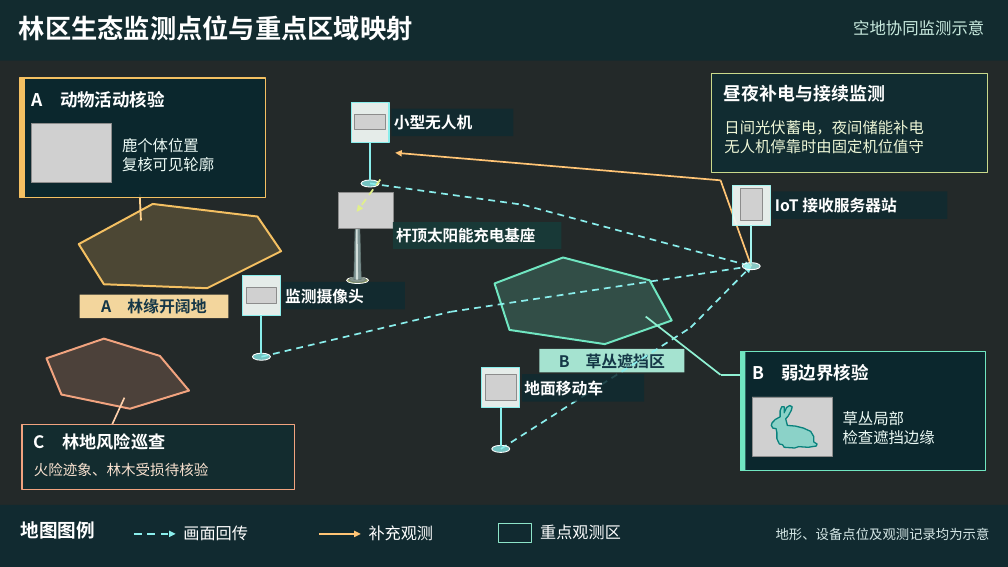
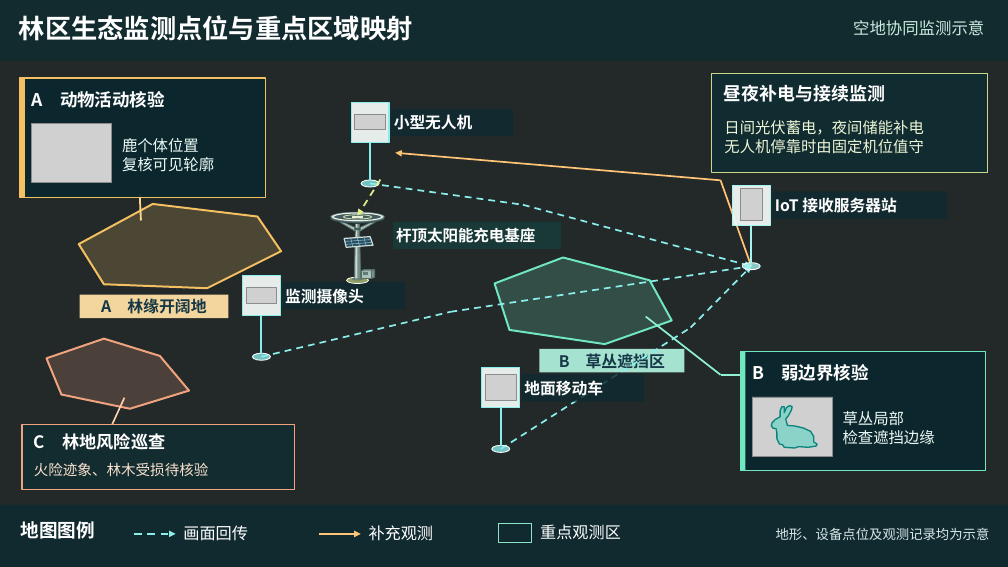
Before and after one commit to cbd2015/test, a slide deck: slide 2 of ecology-observation.pptx. Drawn at 1008x567 pixels with LibreOffice and Linux fonts; fonts in the diff are those of the drawing; grey boxes stand for pictures; background and template pictures are left out; a plain dark background stands for a picture behind light text. Boxes give left, top, right and bottom in pixels: in the first picture for what was removed or moved away, otherwise in the second. Text is boxed around its words. In the diff, an @@ line names an element or a change of style, - is before the commit and + after.

```diff
--- a/ecology-observation.pptx
+++ b/ecology-observation.pptx
@@ picture removed at (339,192,393,228) @@
@@ arrow moved from (380, 180) - (357, 212) to (380, 180) - (358, 216) @@
@@ ellipse added at (331,213,384,223), fill #4B6565, outline #334C4C 0.6 pt @@
@@ ellipse added at (331,212,384,221), fill #CAD8D4, outline #607E79 0.6 pt @@
@@ ellipse added at (333,213,382,221), fill #455D61, outline #F0F4EC 0.9 pt @@
@@ freeform shape added at (337,220,356,232), fill #ABC0BA, outline #506D67 0.7 pt @@
@@ ellipse added at (343,215,372,219), fill #455D61, outline #CDDEAD 0.8 pt @@
@@ freeform shape added at (344,236,373,247), fill #254D62, outline #D4DED6 1.1 pt @@
@@ line added from (345, 242) to (371, 239), #8CB3BD 0.55 pt @@
@@ line added from (350, 238) to (353, 246), #8CB3BD 0.55 pt @@
@@ line added from (353, 216) to (353, 218), #E8EED6 1.2 pt @@
@@ line added from (353, 217) to (362, 217), #E8EED6 1.2 pt @@
@@ freeform shape at (354,224,361,280): fill #7D9393 to #778D88; outline #637674 0.5 pt to #536F69 0.7 pt; outline redrawn @@
@@ ellipse added at (354,228,361,230), fill #60796F, outline #38544B 0.6 pt @@
@@ freeform shape at (355,224,358,279): fill #D3DEDA to #CBDBD1; outline redrawn @@
@@ line added from (357, 238) to (360, 246), #8CB3BD 0.55 pt @@
@@ freeform shape added at (359,220,378,232), fill #ABC0BA, outline #506D67 0.7 pt @@
@@ line added from (362, 216) to (362, 218), #E8EED6 1.2 pt @@
@@ line added from (364, 237) to (366, 246), #8CB3BD 0.55 pt @@
@@ line added from (346, 244) to (372, 243), #8CB3BD 0.55 pt @@
@@ line moved from (358, 228) - (350, 224) to (358, 246) - (348, 243) @@
@@ line (358, 246) - (348, 243): stroke #697C79 1.8 pt to #B3C8C0 1.5 pt @@
@@ line moved from (358, 228) - (365, 224) to (358, 246) - (367, 243) @@
@@ line (358, 246) - (367, 243): stroke #A1B5AF 1.8 pt to #B3C8C0 1.5 pt @@
@@ freeform shape added at (361,269,374,271), fill #D9E5DD, outline #536C64 0.7 pt @@
@@ freeform shape added at (372,269,375,278), fill #78958D, outline #536C64 0.7 pt @@
@@ ellipse: place and size @@
-ellipse at (349,276,365,282)
+ellipse at (353,278,363,280)
@@ ellipse at (353,278,363,280): fill #869590 at 93% opacity to #7F9189; outline #6E7C75 0.6 pt to #657B73 0.6 pt @@
@@ freeform shape added at (361,271,371,279), fill #ACC3B9, outline #536C64 0.7 pt @@
@@ line added from (363, 272) to (369, 272), #607C74 0.6 pt @@
@@ line added from (363, 273) to (369, 273), #607C74 0.6 pt @@
@@ line added from (363, 275) to (369, 275), #607C74 0.6 pt @@
```
Also in this commit, not shown: 1 other slide changed, 2 other files.
